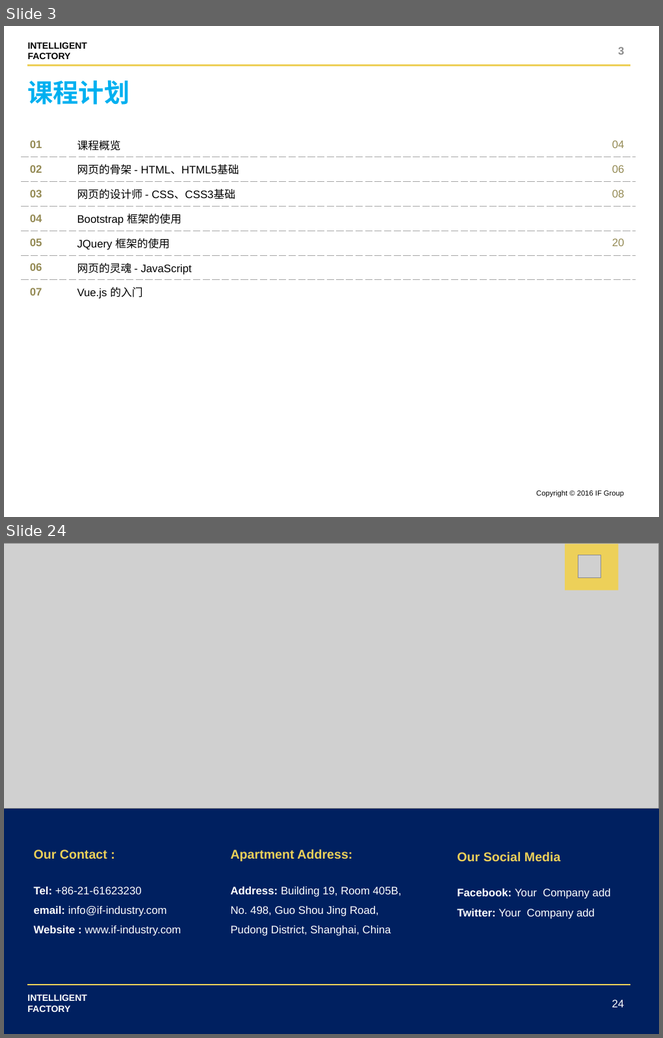
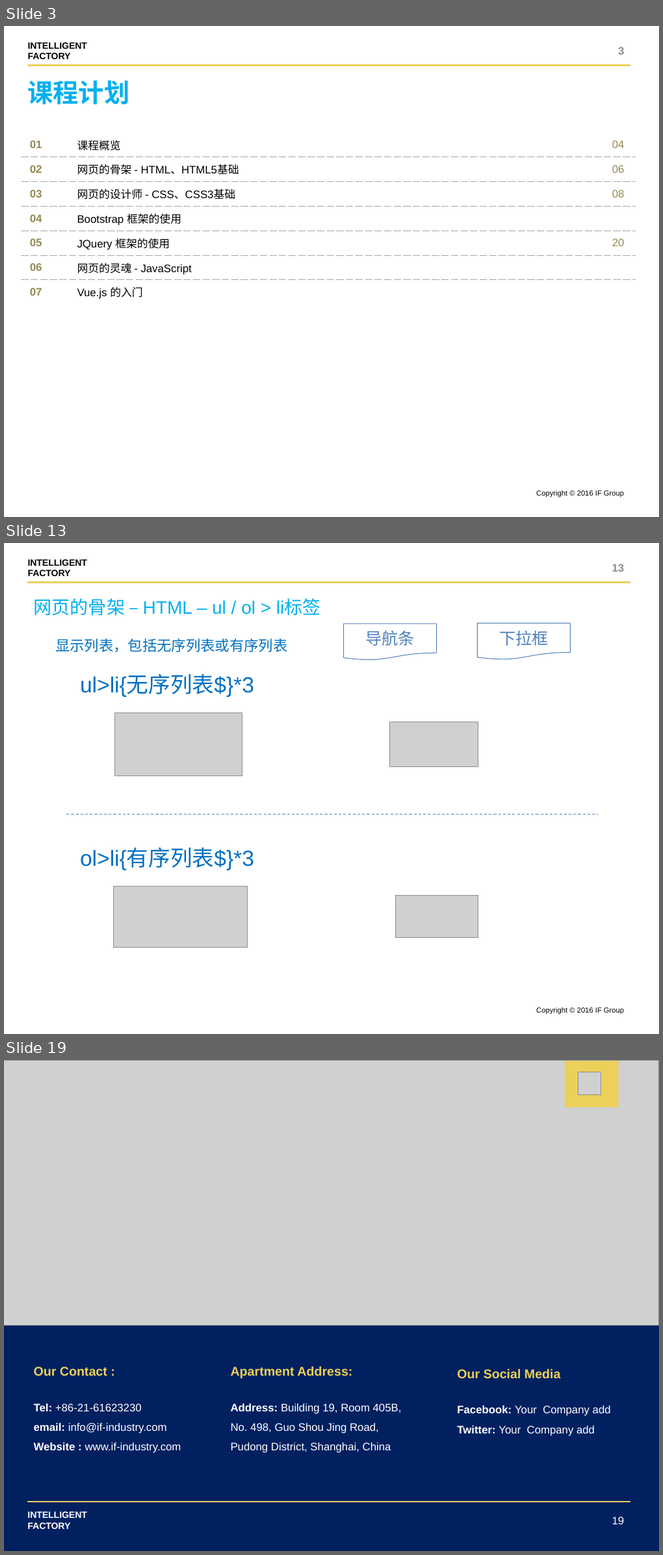
Before and after one commit to shentianyi/CompanyCource, a slide deck: CodeMonkey/cs05 UI前端/UI设计.pptx. Shown one above the other, each under a label of ours: slides 3 and 24 before the commit, slides 3, 13 and 19 after it; the slides between them are not shown. The pictures are 663x1038 and 663x1555 pixels, drawn with LibreOffice and Linux fonts; fonts in the diff are those of the drawing; grey boxes stand for pictures. Boxes give left, top, right and bottom in pixels: in the first picture for what was removed or moved away, otherwise in the second. Text is boxed around its words. In the diff, an @@ line names an element or a change of style, - is before the commit and + after.

Commit message:
html css

```diff
--- a/CodeMonkey/cs05 UI前端/UI设计.pptx
+++ b/CodeMonkey/cs05 UI前端/UI设计.pptx
@@ slide 13 added at [4,543,659,1034], background #FFFFFF; not listed: 3 template elements that a slide beside it also shows @@
@@ page number added at [612,564,625,572], 12 pt, text #8C8C8C, bold @@
+13
@@ text added at [34,598,321,616], 20 pt, text #00B0F0 @@
+网页的骨架 – HTML – ul / ol > li标签
@@ text added at [55,639,287,653], 16 pt, text #0070C0 @@
+显示列表，包括无序列表或有序列表
@@ flow chart document added at [344,624,437,660], outline #4F81BD 0.75 pt, 18 pt, text #4F81BD @@
+导航条
@@ flow chart document added at [478,623,571,659], outline #4F81BD 0.75 pt, 18 pt, text #4F81BD @@
+下拉框
@@ text added at [80,675,254,697], 24 pt, text #0070C0 @@
+ul>li{无序列表$}*3
@@ picture added at [114,713,243,776] @@
@@ picture added at [390,722,478,767] @@
@@ line added from (66, 814) to (598, 814), #4F81BD 0.75 pt dashed @@
@@ text added at [80,849,254,871], 24 pt, text #0070C0 @@
+ol>li{有序列表$}*3
@@ picture added at [113,886,247,947] @@
@@ picture added at [395,895,478,938] @@
@@ what was slide 24 is now slide 19 @@
@@ page number at [612,1517,625,1525]: text changed @@
-24
+19
```
Also in this commit, not shown: 4 slides changed, 10 other slides added, 16 slides removed, 1 other file.
